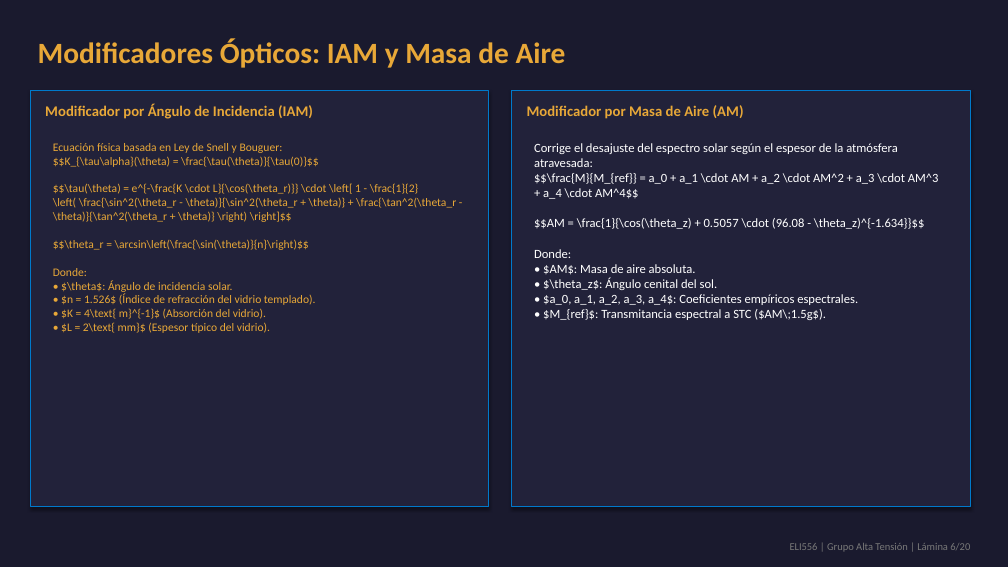
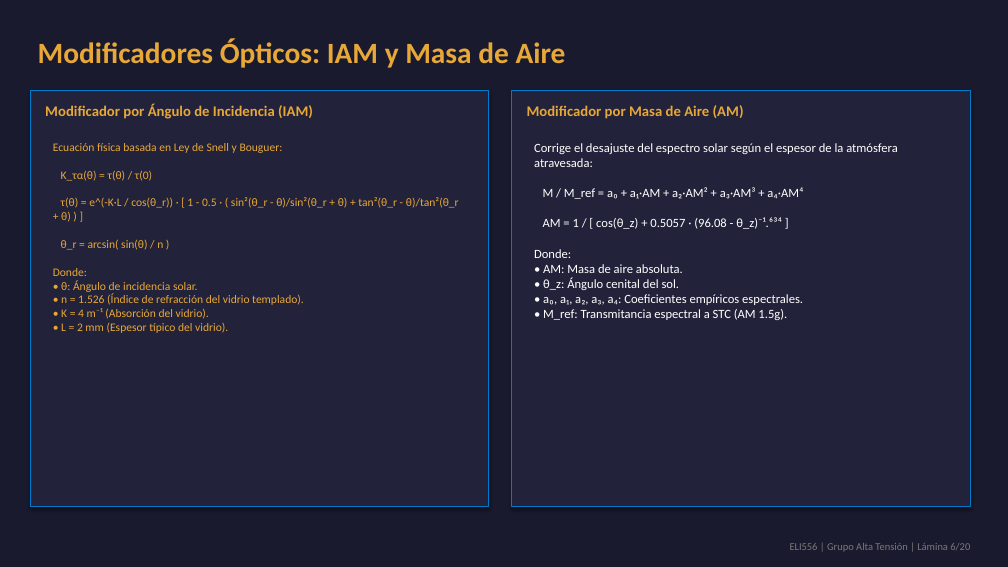
Before and after one commit to theChosen16/t2-paneles, a slide deck: slide 6 of output/Presentacion_Final_ELI556_Atacama.pptx. Drawn at 1008x567 pixels with LibreOffice and Linux fonts; fonts in the diff are those of the drawing. Boxes give left, top, right and bottom in pixels: in the first picture for what was removed or moved away, otherwise in the second. Text is boxed around its words. In the diff, an @@ line names an element or a change of style, - is before the commit and + after.

```diff
--- a/output/Presentacion_Final_ELI556_Atacama.pptx
+++ b/output/Presentacion_Final_ELI556_Atacama.pptx
@@ text at (53,143,459,333): text changed @@
-Ecuación física basada en Ley de Snell y Bouguer:
-$$K_{\tau\alpha}(\theta) = \frac{\tau(\theta)}{\tau(0)}$$
-$$\tau(\theta) = e^{-\frac{K \cdot L}{\cos(\theta_r)}} \cdot \left[ 1 - \frac{1}{2} \left( \frac{\sin^2(\theta_r - \theta)}{\sin^2(\theta_r + \theta)} + \frac{\tan^2(\theta_r - \theta)}{\tan^2(\theta_r + \theta)} \right) \right]$$
-$$\theta_r = \arcsin\left(\frac{\sin(\theta)}{n}\right)$$
-Donde:
-• $\theta$: Ángulo de incidencia solar.
-• $n = 1.526$ (Índice de refracción del vidrio templado).
-• $K = 4\text{ m}^{-1}$ (Absorción del vidrio).
-• $L = 2\text{ mm}$ (Espesor típico del vidrio).
+Ecuación física basada en Ley de Snell y Bouguer:
+K_τα(θ) = τ(θ) / τ(0)
+τ(θ) = e^(-K·L / cos(θ_r)) · [ 1 - 0.5 · ( sin²(θ_r - θ)/sin²(θ_r + θ) + tan²(θ_r - θ)/tan²(θ_r + θ) ) ]
+θ_r = arcsin( sin(θ) / n )
+Donde:
+• θ: Ángulo de incidencia solar.
+• n = 1.526 (Índice de refracción del vidrio templado).
+• K = 4 m⁻¹ (Absorción del vidrio).
+• L = 2 mm (Espesor típico del vidrio).
@@ text at (534,143,898,320): text changed @@
-Corrige el desajuste del espectro solar según el espesor de la atmósfera atravesada:
-$$\frac{M}{M_{ref}} = a_0 + a_1 \cdot AM + a_2 \cdot AM^2 + a_3 \cdot AM^3 + a_4 \cdot AM^4$$
-$$AM = \frac{1}{\cos(\theta_z) + 0.5057 \cdot (96.08 - \theta_z)^{-1.634}}$$
-Donde:
-• $AM$: Masa de aire absoluta.
-• $\theta_z$: Ángulo cenital del sol.
-• $a_0, a_1, a_2, a_3, a_4$: Coeficientes empíricos espectrales.
-• $M_{ref}$: Transmitancia espectral a STC ($AM\;1.5g$).
+Corrige el desajuste del espectro solar según el espesor de la atmósfera atravesada:
+M / M_ref = a₀ + a₁·AM + a₂·AM² + a₃·AM³ + a₄·AM⁴
+AM = 1 / [ cos(θ_z) + 0.5057 · (96.08 - θ_z)⁻¹.⁶³⁴ ]
+Donde:
+• AM: Masa de aire absoluta.
+• θ_z: Ángulo cenital del sol.
+• a₀, a₁, a₂, a₃, a₄: Coeficientes empíricos espectrales.
+• M_ref: Transmitancia espectral a STC (AM 1.5g).
```
Also in this commit, not shown: 6 other slides changed, 8 other files.
